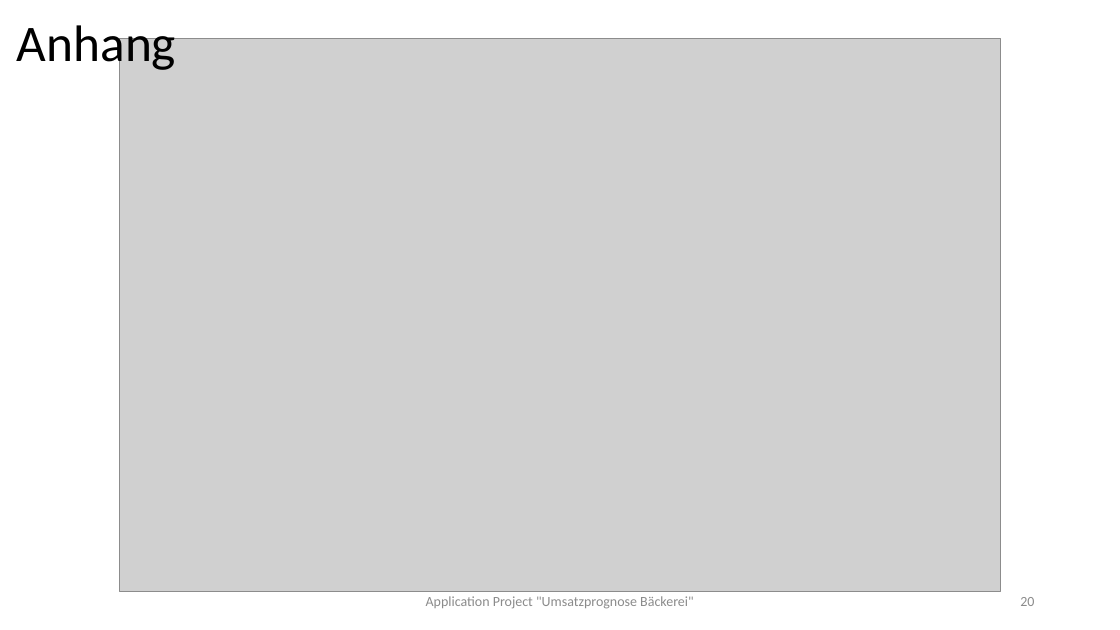
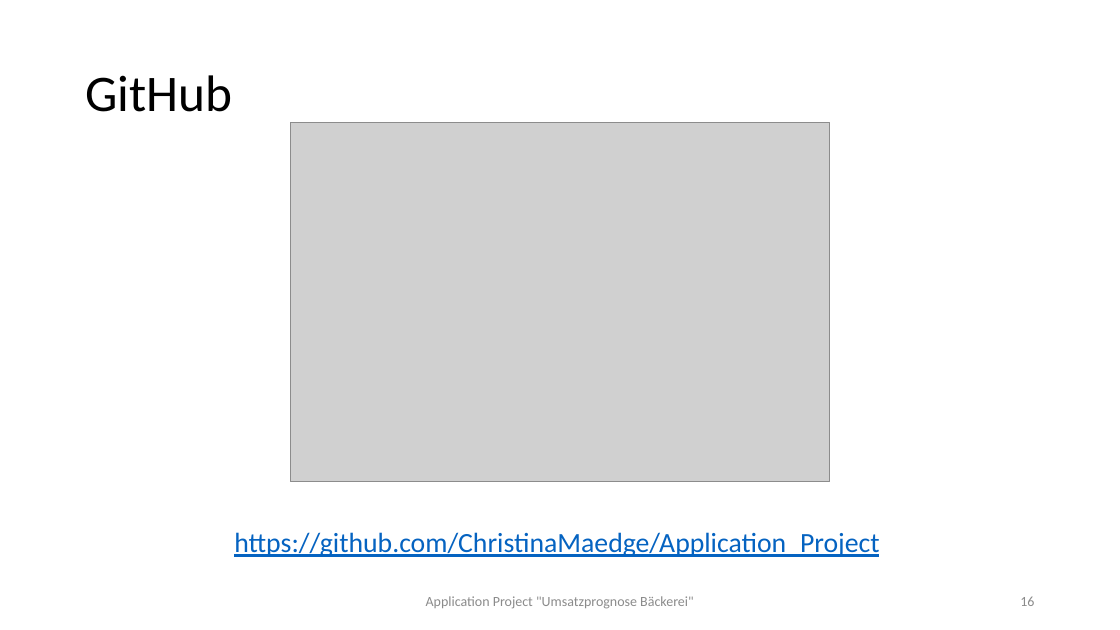
Before and after one commit to ChristinaMaedge/Application_Project, a slide deck: slide 16 of ApplicationProject_UmsatzprognoseBäckerei_v2.pptx (slide 20 before the commit). Drawn at 1120x630 pixels with LibreOffice and Linux fonts; fonts in the diff are those of the drawing; grey boxes stand for pictures. Boxes give left, top, right and bottom in pixels: in the first picture for what was removed or moved away, otherwise in the second. Text is boxed around its words. In the diff, an @@ line names an element or a change of style, - is before the commit and + after.

```diff
--- a/ApplicationProject_UmsatzprognoseBäckerei_v2.pptx
+++ b/ApplicationProject_UmsatzprognoseBäckerei_v2.pptx
@@ title removed at (17, 25, 176, 74) @@
-Anhang
@@ picture removed at (120, 39, 1001, 591) @@
@@ title added at (85, 75, 232, 112), 44 pt, text #000000 @@
+GitHub
@@ picture added at (290, 123, 830, 482) @@
@@ text added at (234, 532, 879, 557), 23.8 pt, text #0563C1, underline @@
+https://github.com/ChristinaMaedge/Application_Project
@@ page number at (1020, 597, 1034, 606): text changed @@
-20
+16
```
Also in this commit, not shown: 17 other slides changed, 3 slides added, 1 slide removed, 3 other files.
